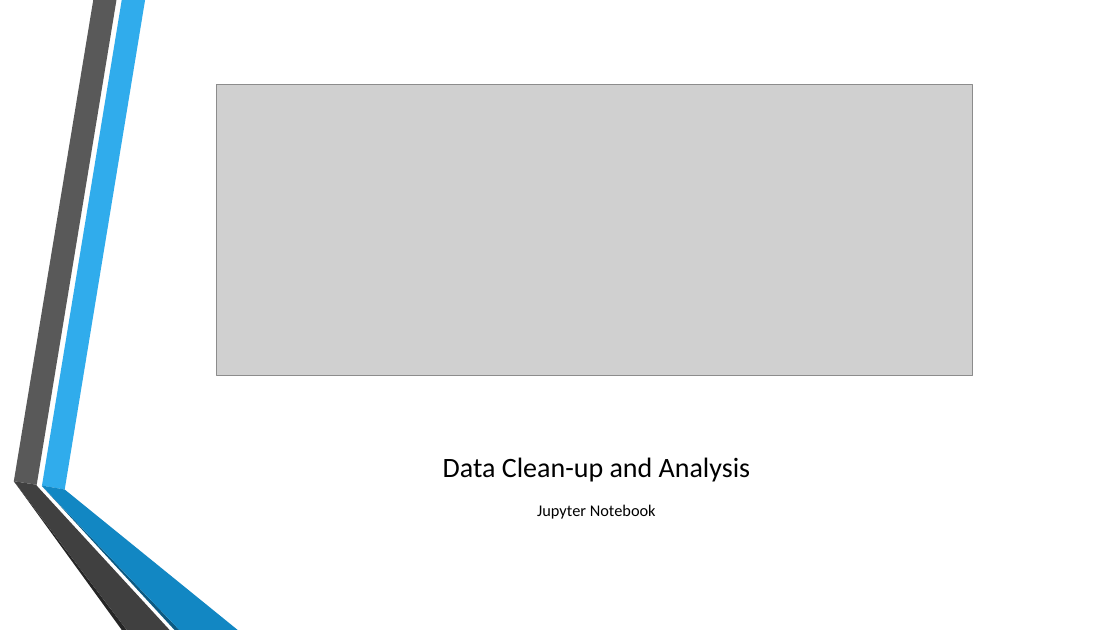
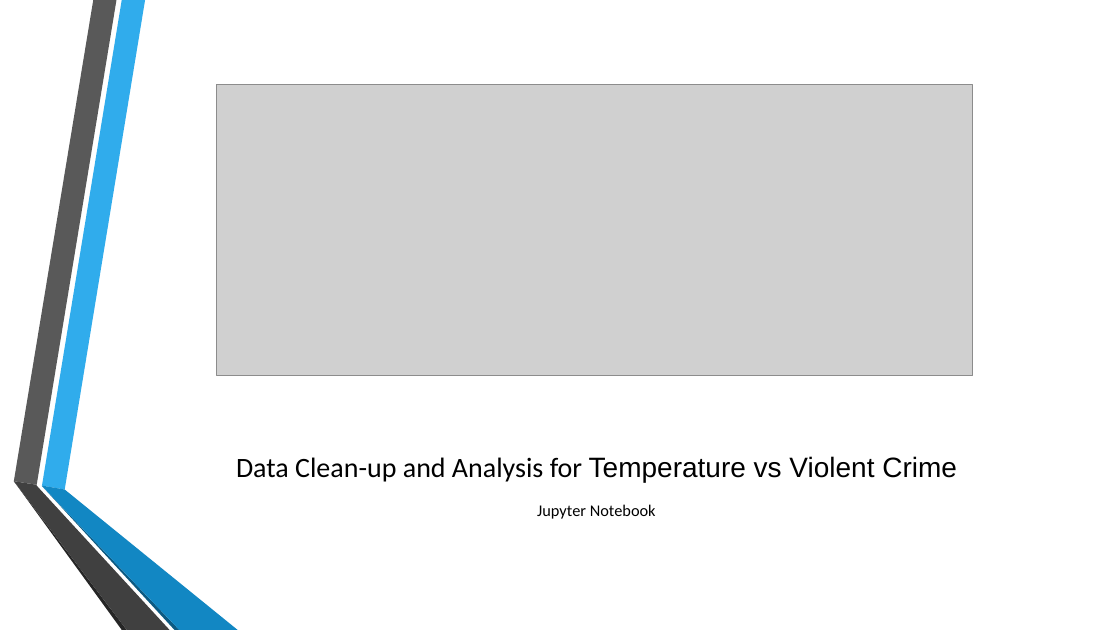
Before and after one commit to teenastewart/Project_1, a slide deck: slide 4 of Crime and Weather Comparison.pptx. Drawn at 1120x630 pixels with LibreOffice and Linux fonts; fonts in the diff are those of the drawing; grey boxes stand for pictures; background and template pictures are left out. Boxes give left, top, right and bottom in pixels: in the first picture for what was removed or moved away, otherwise in the second. Text is boxed around its words. In the diff, an @@ line names an element or a change of style, - is before the commit and + after.

```diff
--- a/Crime and Weather Comparison.pptx
+++ b/Crime and Weather Comparison.pptx
@@ title at (x1=236, y1=456, x2=957, y2=482): text changed @@
-Data Clean-up and Analysis
+Data Clean-up and Analysis for Temperature vs Violent Crime
```
Also in this commit, not shown: 4 slides added, 2 slides removed.
